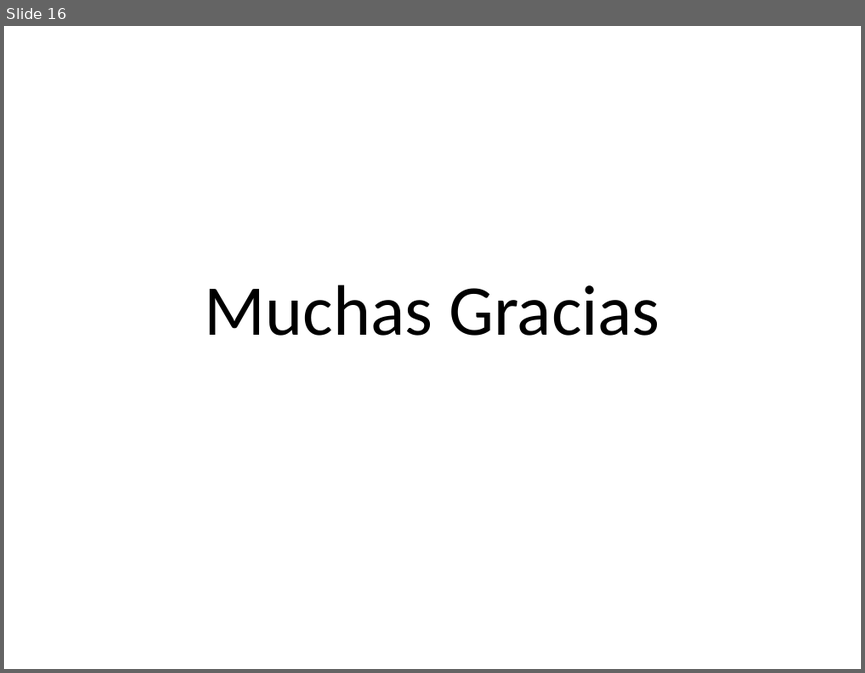
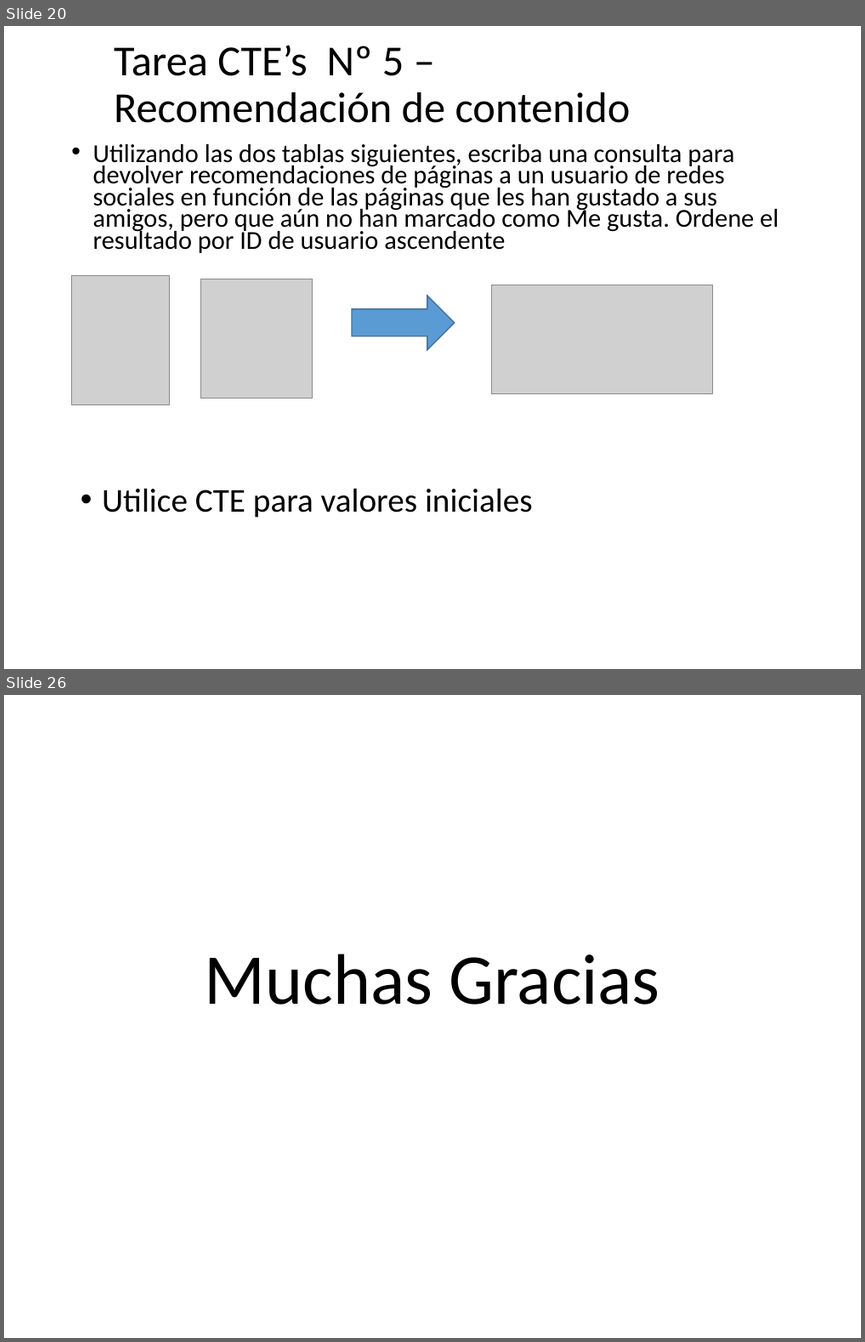
Before and after one commit to debsdaniel/expertodba2021, a slide deck: Presentaciones/Semana 7 - CTE.pptx. Shown one above the other, each under a label of ours: slide 16 before the commit, slides 20 and 26 after it; the slides between them are not shown. The pictures are 865x673 and 865x1342 pixels, drawn with LibreOffice and Linux fonts; fonts in the diff are those of the drawing; grey boxes stand for pictures; background and template pictures are left out. Boxes give left, top, right and bottom in pixels: in the first picture for what was removed or moved away, otherwise in the second. Text is boxed around its words. In the diff, an @@ line names an element or a change of style, - is before the commit and + after.

```diff
--- a/Presentaciones/Semana 7 - CTE.pptx
+++ b/Presentaciones/Semana 7 - CTE.pptx
@@ slide 20 added at [4, 26, 861, 669], background picture (left out) @@
@@ title added at [114, 45, 630, 123], 36 pt, text #000000 @@
+Tarea CTE’s Nº 5 –
+Recomendación de contenido
@@ text added at [93, 144, 778, 253], 21.7 pt, text #000000 @@
+• Utilizando las dos tablas siguientes, escriba una consulta para devolver recomendaciones de páginas a un usuario de redes sociales en función de las páginas que les han gustado a sus amigos, pero que aún no han marcado como Me gusta. Ordene el resultado por ID de usuario ascendente
@@ picture added at [72, 275, 170, 405] @@
@@ picture added at [201, 278, 313, 398] @@
@@ right arrow added at [352, 295, 454, 349], fill #5B9BD5, outline #43739E 1 pt @@
@@ picture added at [492, 284, 713, 393] @@
@@ text added at [102, 488, 533, 517], 28 pt, text #000000 @@
+• Utilice CTE para valores iniciales
@@ what was slide 16 is now slide 26 @@
```
Also in this commit, not shown: 9 other slides added.
